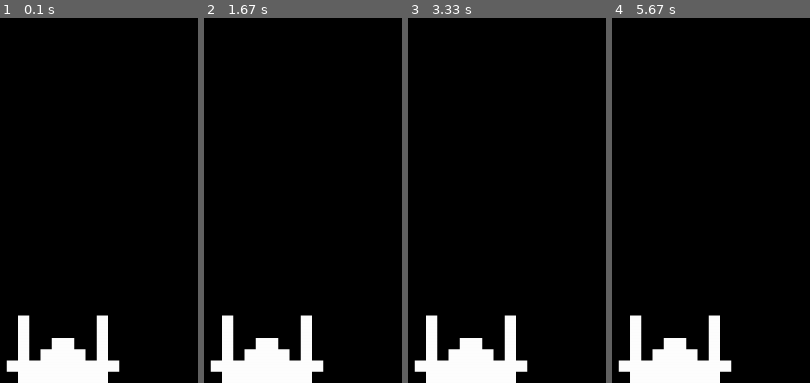
Above: before the commit, frames 1-4 (left to right).
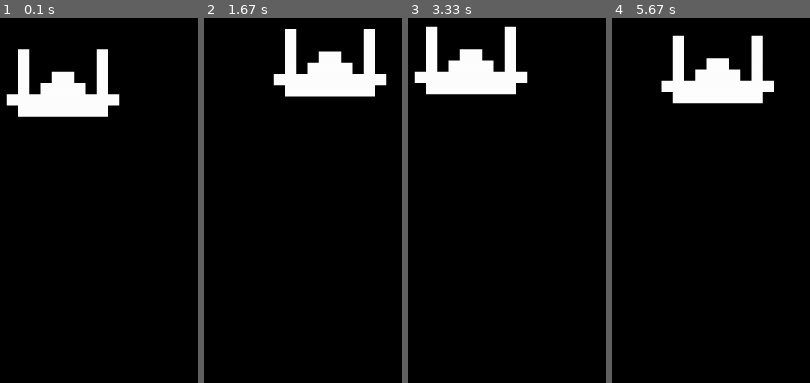
Above: after the commit, the same moments.

Repository: zaymovskey/alien_invasion_pygame
Game: pygame game, started from alien_invasion.py
The game is run twice, just before and just after one commit, with the same random seed, the same clock (stepped at 60 frames per second) and the same inputs.
Inputs:
- Up to frame 1 (0.1 s): no input
- Up to frame 2 (1.67 s): hold Right 0.33-0.8 s; hold Up 0.83-1.13 s; hold Right 1.17-1.63 s
- Up to frame 3 (3.33 s): hold Left 1.67-2.2 s; hold Down 2.23-2.53 s; hold Left 2.57-2.97 s; hold Up from 3 s (still down)
- Up to frame 4 (5.67 s): release Up at 3.37 s; hold Right 3.4-4.03 s; hold Down 4.07-4.43 s; hold Left 4.47-4.93 s; hold Right 4.97-5.43 s; hold Up from 5.47 s (still down)

The runs differ from the first frame. In frame 1, 12% of the frame differs, in the area x 3-61%, y 8-100%; in frame 2, 12%; in frame 3, 12%, in the area x 3-61%, y 2-100%; in frame 4, 12%.

Commit message:
moving the ship

Diff:
--- a/alien_invasion.py
+++ b/alien_invasion.py
@@ -1,7 +1,7 @@
-import sys
 import pygame
 from settings import Settings
 from ship import Ship
+import game_functions as gf
 
 
 def run_game():
@@ -11,17 +11,15 @@
     screen = pygame.display.set_mode((ai_settings.screen_width, ai_settings.screen_height))
     pygame.display.set_caption("Alien Invasion")
     # Создание корабля
-    ship = Ship(screen)
+    ship = Ship(screen, ai_settings)
 
     # Запуск основого цикла игры
     while True:
         # Отслеживание (прослушивание) событий клавиатуры и мыши
-        for event in pygame.event.get():
-            if event.type == pygame.QUIT:
-                sys.exit()
+        gf.check_events(ship)
+        ship.update()
         # При каждом проходе цикла перерисовывается экран
-        screen.fill(ai_settings.bg_color)
-        ship.blitme()
+        gf.update_screen(ai_settings, screen, ship)
         # Отображение последнего прорисованного экрана
         pygame.display.flip()
 
--- a/game_functions.py
+++ b/game_functions.py
@@ -0,0 +1,46 @@
+import sys
+import pygame
+
+
+def check_keydown_events(event, ship):
+    if event.key == pygame.K_LEFT:
+        ship.moving_left = True
+    if event.key == pygame.K_RIGHT:
+        ship.moving_right = True
+
+    if event.key == pygame.K_UP:
+        ship.moving_up = True
+    if event.key == pygame.K_DOWN:
+        ship.moving_down = True
+
+
+def check_keyup_events(event, ship):
+    if event.key == pygame.K_LEFT:
+        ship.moving_left = False
+    if event.key == pygame.K_RIGHT:
+        ship.moving_right = False
+
+    if event.key == pygame.K_UP:
+        ship.moving_up = False
+    if event.key == pygame.K_DOWN:
+        ship.moving_down = False
+
+
+def check_events(ship):
+    """Обрабатывает нажатия клавиш и события мыши"""
+    for event in pygame.event.get():
+        print(event)
+        if event.type == pygame.QUIT:
+            sys.exit()
+
+        elif event.type == pygame.KEYDOWN:
+            check_keydown_events(event, ship)
+
+        elif event.type == pygame.KEYUP:
+            check_keyup_events(event, ship)
+
+
+def update_screen(ai_settings, screen, ship):
+    """Обновляет изображения на экране и отображает новый экран"""
+    screen.fill(ai_settings.bg_color)
+    ship.blitme()
--- a/settings.py
+++ b/settings.py
@@ -6,3 +6,6 @@
         self.screen_width = 1200
         self.screen_height = 800
         self.bg_color = (0, 0, 0)
+
+        # Настройки корабля
+        self.ship_speed_factor = 1.5
--- a/ship.py
+++ b/ship.py
@@ -1,23 +1,54 @@
 import pygame
+
+from settings import Settings
 
 
 class Ship:
-    def __init__(self, screen):
+    def __init__(self, screen, ai_settings: Settings):
         """
         Инициализирует корабль и задает его начальную позицию.
         Получает объект screen, на котором должен выводится корабль
         """
         self.screen = screen
+        self.ai_settings = ai_settings
 
         # Загрузка изображения корабля и получение прямоугольника
         image = pygame.image.load('images/spaceship.png')
-        self.image = pygame.transform.scale(image, (150, 150))
+        self.image = pygame.transform.scale(image, (150, 90))
         self.rect = self.image.get_rect()
         self.screen_rect = screen.get_rect()
 
         # Каждый новый корабль появляется у нижнего края экрана
         self.rect.centerx = self.screen_rect.centerx
-        self.rect.bottom = self.screen_rect.bottom
+        self.rect.centery = self.screen_rect.centery
+
+        # Сохранение вещественной координаты центра корабля
+        self.horizontal = float(self.rect.centerx)
+        self.vertical = float(self.rect.centery)
+
+        # Флаги перемещения
+        self.moving_right = False
+        self.moving_left = False
+        self.moving_up = False
+        self.moving_down = False
+
+    def update(self):
+        """Обновляет позицию корабля с учетом флага"""
+        # Обновляется атрибут center, не rect
+        # Если координата правого края прямоугольника корабля меньше координаты правого края экрана
+        if self.moving_right and self.rect.right < self.screen_rect.right:
+            self.horizontal += self.ai_settings.ship_speed_factor
+        # Если координата левого края прямоугольника корабля больше нуля (то есть, координаты левого края экрана)
+        if self.moving_left and self.rect.left > 0:
+            self.horizontal -= self.ai_settings.ship_speed_factor
+        if self.moving_up and self.rect.top > 0:
+            self.vertical -= self.ai_settings.ship_speed_factor
+        if self.moving_down and self.rect.bottom < self.screen_rect.bottom:
+            self.vertical += self.ai_settings.ship_speed_factor
+
+        # Обновление атрибута rect на основании self.center
+        self.rect.centerx = self.horizontal
+        self.rect.centery = self.vertical
 
     def blitme(self):
         """Рисует корабль в теккущей позиции"""
Binary file changed: images/spaceship.png
